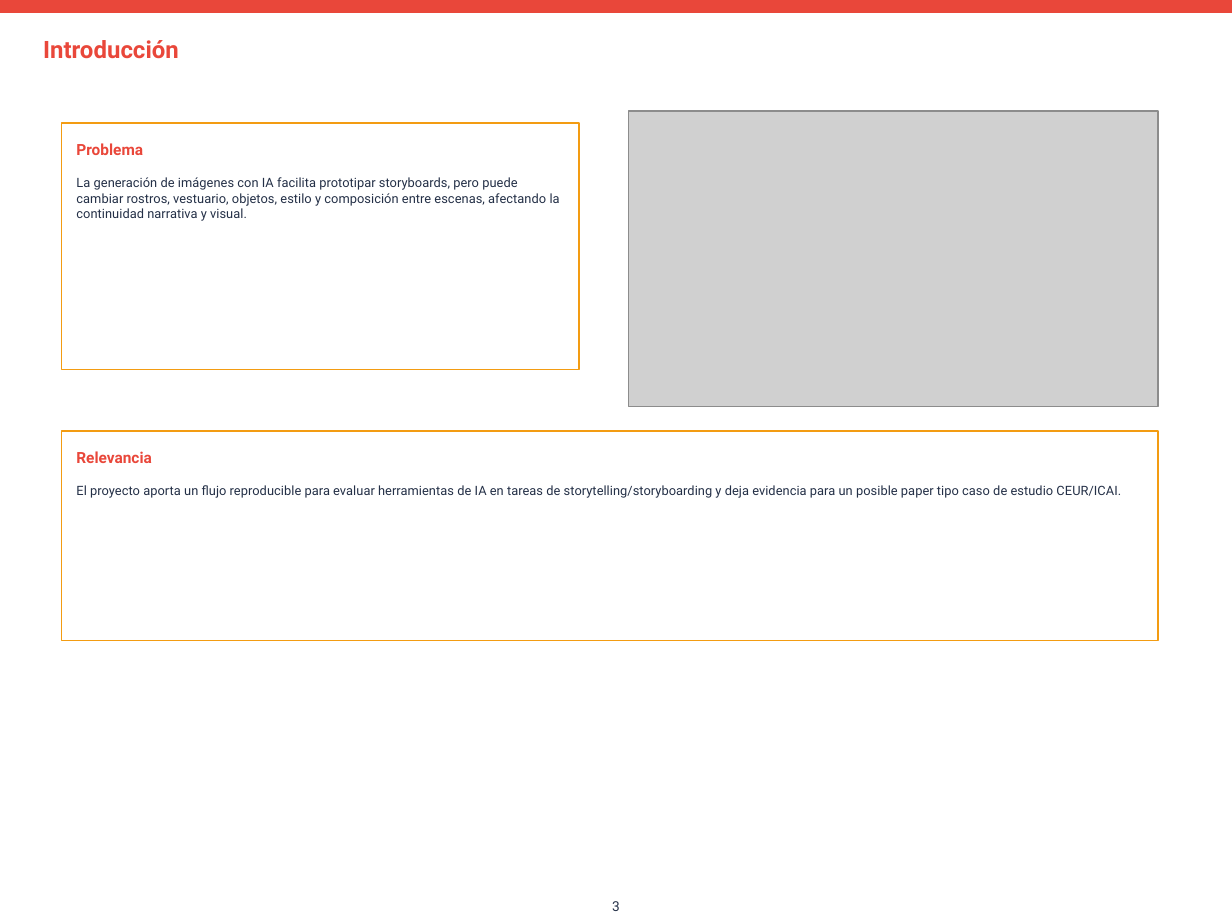
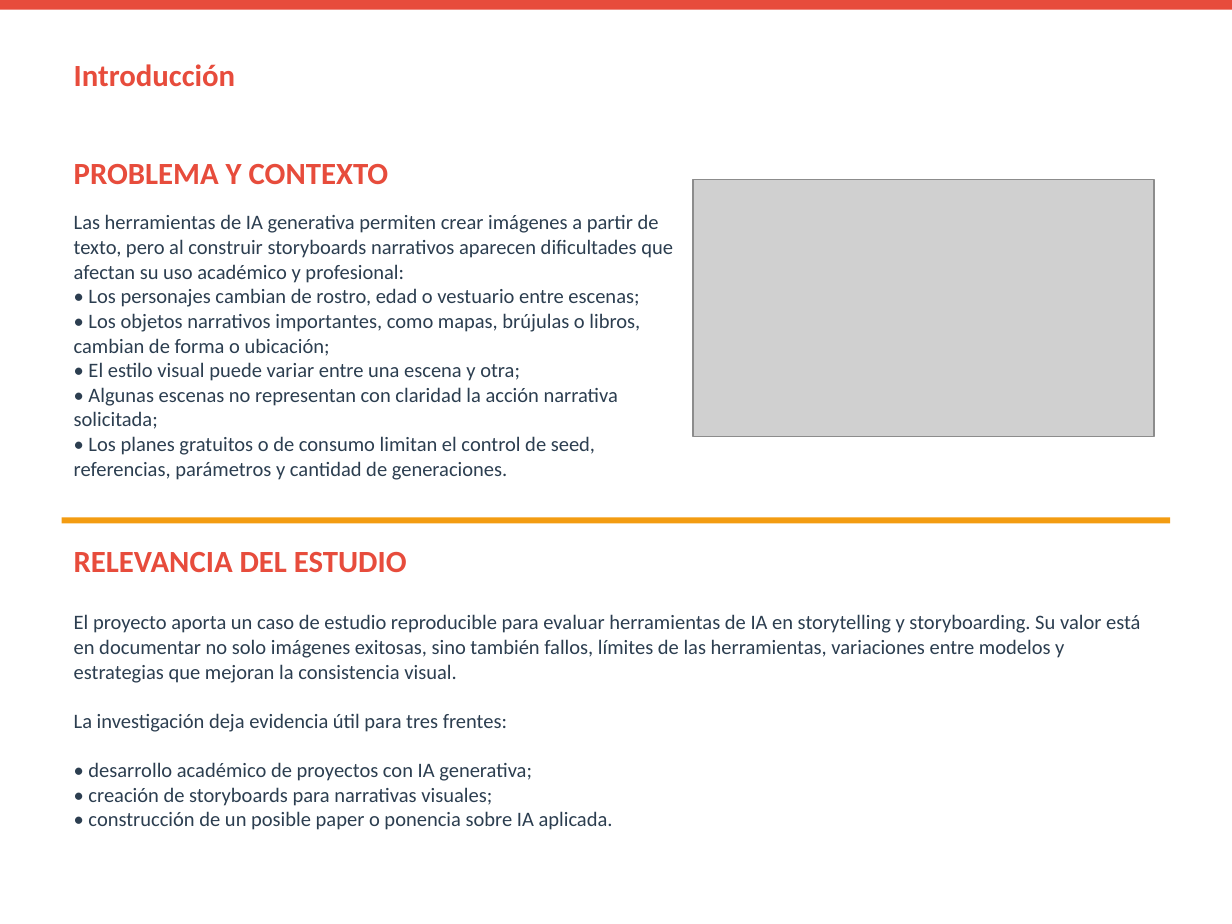
Before and after one commit to Julangar/multimedia-ia-storytelling-2026-1, a slide deck: slide 3 of docs/08_poster/Poster_GI-II_2026-1_Julian_Garcia.pptx. Drawn at 1232x924 pixels with LibreOffice and Linux fonts; fonts in the diff are those of the drawing; grey boxes stand for pictures. Boxes give left, top, right and bottom in pixels: in the first picture for what was removed or moved away, otherwise in the second. Text is boxed around its words. In the diff, an @@ line names an element or a change of style, - is before the commit and + after.

```diff
--- a/docs/08_poster/Poster_GI-II_2026-1_Julian_Garcia.pptx
+++ b/docs/08_poster/Poster_GI-II_2026-1_Julian_Garcia.pptx
@@ rectangle at (0,0,1232,10): fill #E9473A to #E74C3C; outline #E9473A 1 pt to none @@
@@ text "Introducción": place and size @@
-text "Introducción" at (43,40,179,59)
+text "Introducción" at (74,64,236,87)
@@ text "Introducción" at (74,64,236,87): size 14 to 18 pt, font Roboto to Calibri, text colour #E9473A to #E74C3C @@
@@ rectangle removed at (62,123,579,370) @@
@@ text at (74,164,389,184): text changed; size 9 to 18 pt; font Roboto to Calibri; text colour #E9473A to #E74C3C @@
-Problema
+PROBLEMA Y CONTEXTO
@@ text removed at (76,177,560,221) @@
-La generación de imágenes con IA facilita prototipar storyboards, pero puede cambiar rostros, vestuario, objetos, estilo y composición entre escenas, afectando la continuidad narrativa y visual.
@@ picture: place and size @@
-picture at (628,111,1158,407)
+picture at (694,180,1154,437)
@@ text added at (74,214,673,480), 12 pt, text #2C3E50 @@
+Las herramientas de IA generativa permiten crear imágenes a partir de texto, pero al construir storyboards narrativos aparecen dificultades que afectan su uso académico y profesional:
+• Los personajes cambian de rostro, edad o vestuario entre escenas;
+• Los objetos narrativos importantes, como mapas, brújulas o libros, cambian de forma o ubicación;
+• El estilo visual puede variar entre una escena y otra;
+• Algunas escenas no representan con claridad la acción narrativa solicitada;
+• Los planes gratuitos o de consumo limitan el control de seed, referencias, parámetros y cantidad de generaciones.
@@ text removed at (76,485,1121,498) @@
-El proyecto aporta un flujo reproducible para evaluar herramientas de IA en tareas de storytelling/storyboarding y deja evidencia para un posible paper tipo caso de estudio CEUR/ICAI.
@@ rectangle: place and size @@
-rectangle at (62,431,1158,641)
+rectangle at (62,517,1170,524)
@@ rectangle at (62,517,1170,524): fill #FFFFFF to #F39C12; outline #F39C12 1 pt to none @@
@@ text at (74,552,407,572): text changed; size 9 to 18 pt; font Roboto to Calibri; text colour #E9473A to #E74C3C @@
-Relevancia
+RELEVANCIA DEL ESTUDIO
@@ text added at (74,614,1140,830), 12 pt, text #2C3E50 @@
+El proyecto aporta un caso de estudio reproducible para evaluar herramientas de IA en storytelling y storyboarding. Su valor está en documentar no solo imágenes exitosas, sino también fallos, límites de las herramientas, variaciones entre modelos y estrategias que mejoran la consistencia visual.
+La investigación deja evidencia útil para tres frentes:
+• desarrollo académico de proyectos con IA generativa;
+• creación de storyboards para narrativas visuales;
+• construcción de un posible paper o ponencia sobre IA aplicada.
@@ text removed at (612,901,620,911) @@
-3
```
Also in this commit, not shown: 6 other slides changed, 2 slides added, 2 slides removed, 2 other files.
